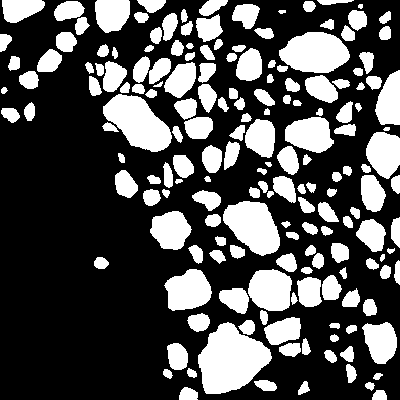
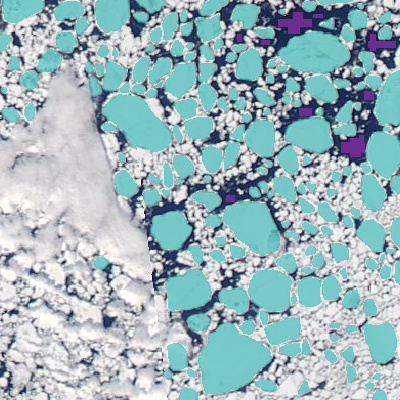
The second 400 x 400 image is a revision of the first. Changes to its layers:
added layer "water samples" (2nd of 2) above "ice floes" over [226, 12, 396, 202]
hid "ice floes" (1st of 2) over [0, 0, 400, 400]
